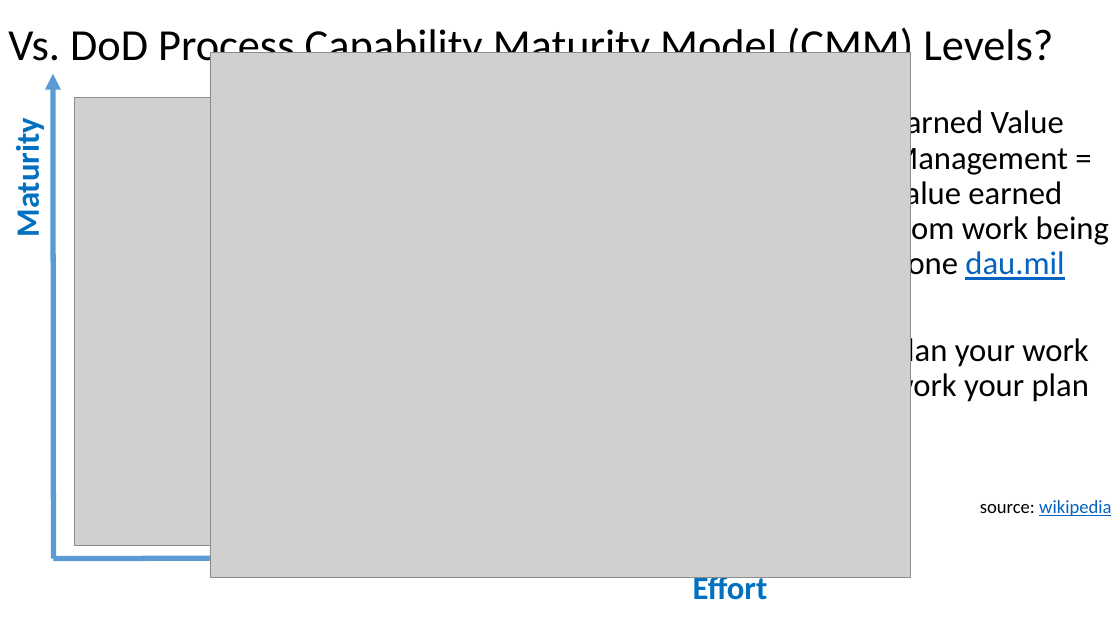
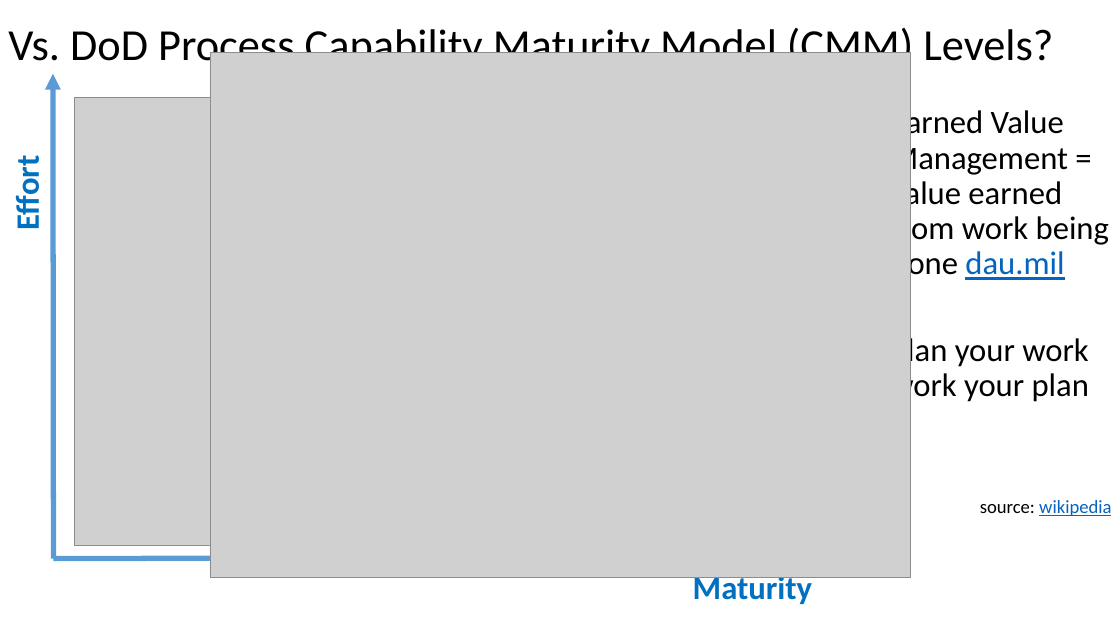
Before and after one commit to codeAligned/rw, a slide deck: slide 20 of dm1/minitalks/ron/knowing_ds/know_ds_rn.pptx (slide 15 before the commit). Drawn at 1120x630 pixels with LibreOffice and Linux fonts; fonts in the diff are those of the drawing; grey boxes stand for pictures. Boxes give left, top, right and bottom in pixels: in the first picture for what was removed or moved away, otherwise in the second. Text is boxed around its words. In the diff, an @@ line names an element or a change of style, - is before the commit and + after.

```diff
--- a/dm1/minitalks/ron/knowing_ds/know_ds_rn.pptx
+++ b/dm1/minitalks/ron/knowing_ds/know_ds_rn.pptx
@@ text at (x1=8, y1=163, x2=48, y2=228): text changed @@
-Maturity
+Effort
@@ text at (x1=693, y1=573, x2=812, y2=604): text changed @@
-Effort
+Maturity
```
Also in this commit, not shown: 2 other slides changed, 5 slides added, 5 other files.
